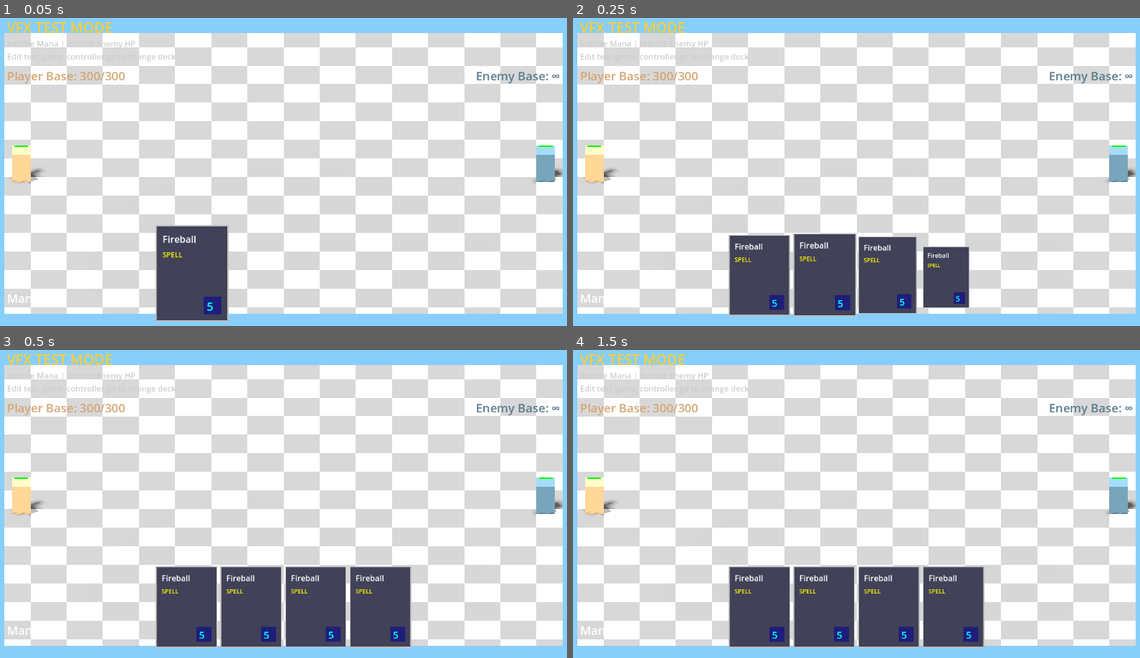
Above: before the commit, frames 1-4 (two rows, left to right).
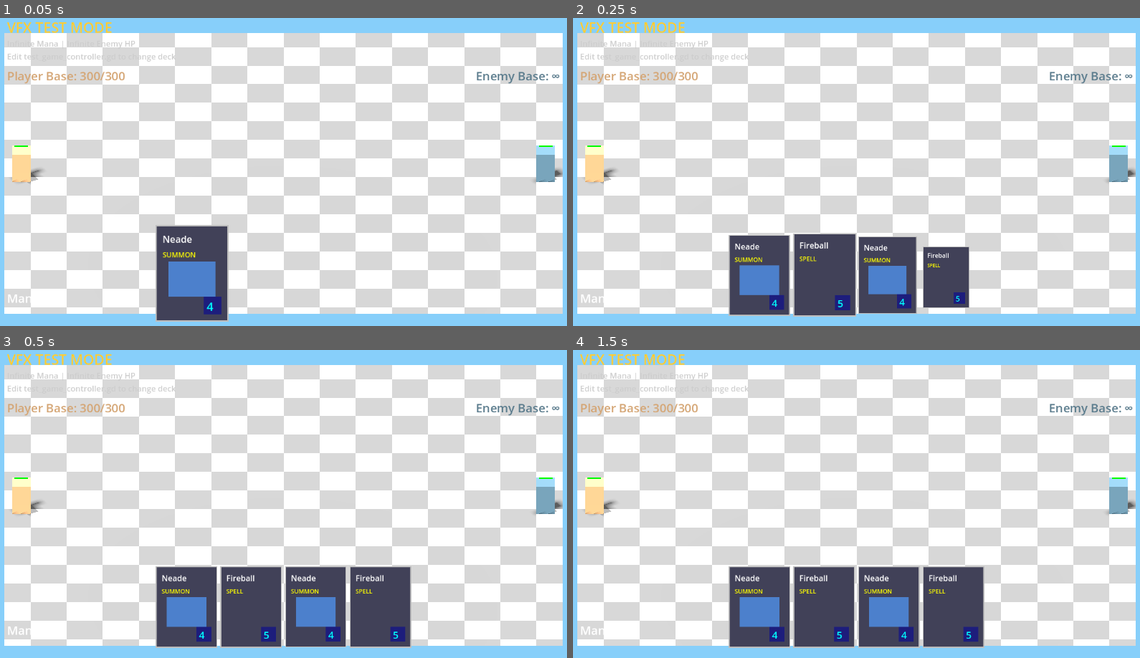
Above: after the commit, the same moments.

Repository: amari-charles/project-summoner
Game: Godot game, scene res://scenes/battlefield/test_battle_vfx.tscn
Two runs of this game, one before a commit and one after it. Both use one fixed random seed, a clock stepped at 60 frames per second and the inputs below. This scene is started directly instead of the project's main scene.
Inputs (mouse positions are in pixels of both pictures, inside the frame that each line leads up to):
- Up to frame 1 (0.05 s): no input
- Up to frame 2 (0.25 s): no input
- Up to frame 3 (0.5 s): no input
- Up to frame 4 (1.5 s): tap Enter at 0.5 s; drag from (856, 605) to (913, 430) at 0.52 s; tap Space at 1.25 s; drag from (743, 516) to (828, 565) at 1.27 s

The runs differ from the first frame. In frame 1, 1.1% of the frame differs, in the area x 28-39%, y 70-96%; in frame 2, 1.6%; in frame 3, 1.6%; in frame 4, 1.6%, in the area x 28-60%, y 73-94%.
Error in both runs: Invalid type in function 'get_battle' in base 'Node (CampaignService)'. Cannot convert argument 1 from Nil to String. (res://scripts/core/game_controller_3d.gd…

Commit message:
Add Neade to test scene for animation testing
- Changed unlock_condition from "default" to "locked" to keep out of regular decks
- Created neade_3d.tscn: 3D unit using SubViewport to render 2D skeletal animation
- Created neade_card.tres: Card resource for spawning Neade
- Added 10 Neade cards to test_game_controller test deck
- Test via scenes/battlefield/test_battle_vfx.tscn

🤖 Generated with [Claude Code](https://claude.com/claude-code)

Co-Authored-By: Claude <noreply@anthropic.com>

Diff:
--- /dev/null
+++ b/resources/cards/neade_card.tres
@@ -0,0 +1,17 @@
+[gd_resource type="Resource" script_class="Card" load_steps=3 format=3]
+
+[ext_resource type="Script" path="res://scripts/cards/card.gd" id="1_card_script"]
+[ext_resource type="PackedScene" uid="uid://neade_3d" path="res://scenes/units/neade_3d.tscn" id="2_unit_scene"]
+
+[resource]
+script = ExtResource("1_card_script")
+card_name = "Neade"
+card_type = 0
+description = "A fierce lancer who strikes with devastating precision. Slow but powerful melee attacks."
+mana_cost = 4
+cooldown = 2.0
+unit_scene = ExtResource("2_unit_scene")
+spawn_count = 1
+spell_damage = 0.0
+spell_radius = 0.0
+spell_duration = 0.0
--- /dev/null
+++ b/scenes/units/neade_3d.tscn
@@ -0,0 +1,49 @@
+[gd_scene load_steps=5 format=3 uid="uid://neade_3d"]
+
+[ext_resource type="Script" path="res://scripts/units/unit_3d.gd" id="1_script"]
+[ext_resource type="PackedScene" uid="uid://c2cpavvr6oagt" path="res://assets/neade/neade.tscn" id="2_neade_visual"]
+
+[sub_resource type="CapsuleShape3D" id="CapsuleShape3D_neade"]
+radius = 0.4
+height = 1.6
+
+[sub_resource type="ViewportTexture" id="ViewportTexture_neade"]
+viewport_path = NodePath("Visual/Sprite3D/SubViewport")
+
+[node name="Neade3D" type="CharacterBody3D" groups=["units"]]
+collision_layer = 2
+collision_mask = 1
+script = ExtResource("1_script")
+max_hp = 120.0
+attack_damage = 28.0
+attack_range = 2.0
+attack_speed = 0.55
+move_speed = 3.0
+team = 0
+aggro_radius = 15.0
+is_ranged = false
+
+[node name="CollisionShape3D" type="CollisionShape3D" parent="."]
+transform = Transform3D(1, 0, 0, 0, 1, 0, 0, 0, 1, 0, 0.8, 0)
+shape = SubResource("CapsuleShape3D_neade")
+
+[node name="ProjectileTargetPoint" type="Marker3D" parent="."]
+transform = Transform3D(1, 0, 0, 0, 1, 0, 0, 0, 1, 0, 1.2, 0)
+
+[node name="Visual" type="Node3D" parent="."]
+
+[node name="Sprite3D" type="Sprite3D" parent="Visual"]
+transform = Transform3D(1, 0, 0, 0, 1, 0, 0, 0, 1, 0, 1, 0)
+pixel_size = 0.01
+billboard = 2
+shaded = true
+alpha_cut = 0
+texture_filter = 0
+texture = SubResource("ViewportTexture_neade")
+
+[node name="SubViewport" type="SubViewport" parent="Visual/Sprite3D"]
+transparent_bg = true
+size = Vector2i(400, 400)
+
+[node name="NeadeModel" parent="Visual/Sprite3D/SubViewport" instance=ExtResource("2_neade_visual")]
+position = Vector2(200, 200)
--- a/scripts/core/test_game_controller.gd
+++ b/scripts/core/test_game_controller.gd
@@ -9,8 +9,8 @@
 
 ## Test deck configuration - edit this to test different cards
 var test_deck_cards: Array[String] = [
-	"fireball", "fireball", "fireball", "fireball", "fireball",
-	"fireball", "fireball", "fireball", "fireball", "fireball",
+	"neade", "neade", "neade", "neade", "neade",
+	"neade", "neade", "neade", "neade", "neade",
 	"fireball", "fireball", "fireball", "fireball", "fireball",
 	"fireball", "fireball", "fireball", "fireball", "fireball",
 	"warrior", "warrior", "warrior", "warrior", "warrior",
--- a/scripts/data/card_catalog.gd
+++ b/scripts/data/card_catalog.gd
@@ -197,7 +197,7 @@
 
 		"card_icon_path": "",
 		"tags": ["melee", "lancer", "heavy", "rare"],
-		"unlock_condition": "default"
+		"unlock_condition": "locked"
 	}
 
 ## =============================================================================
